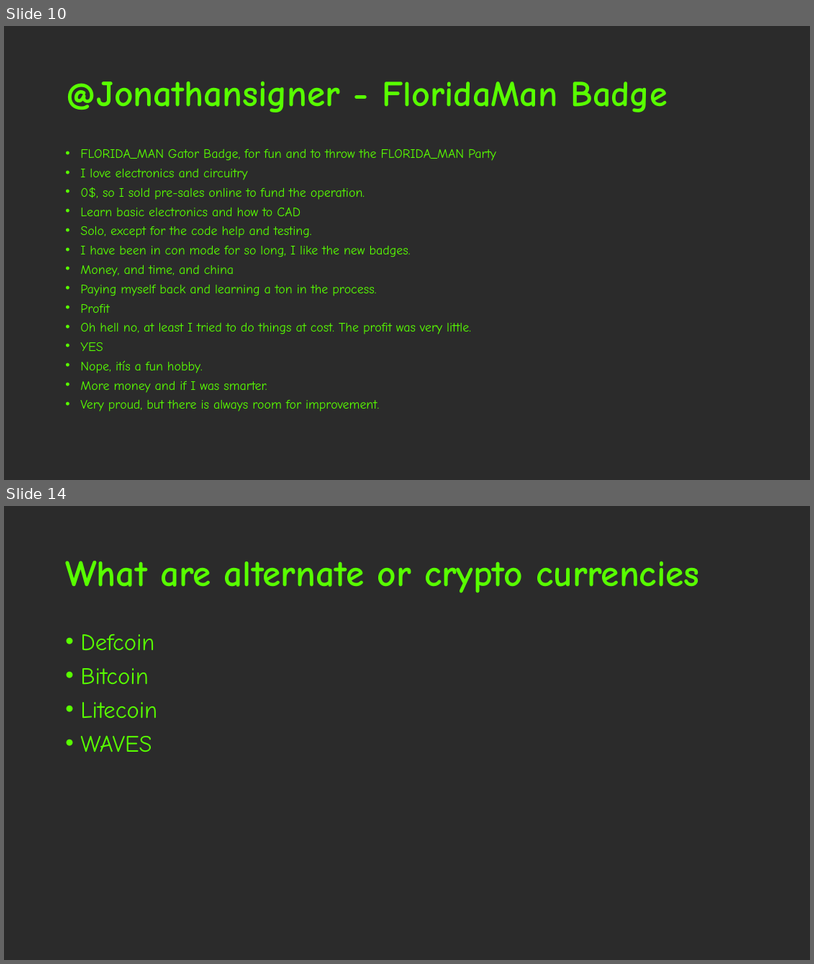
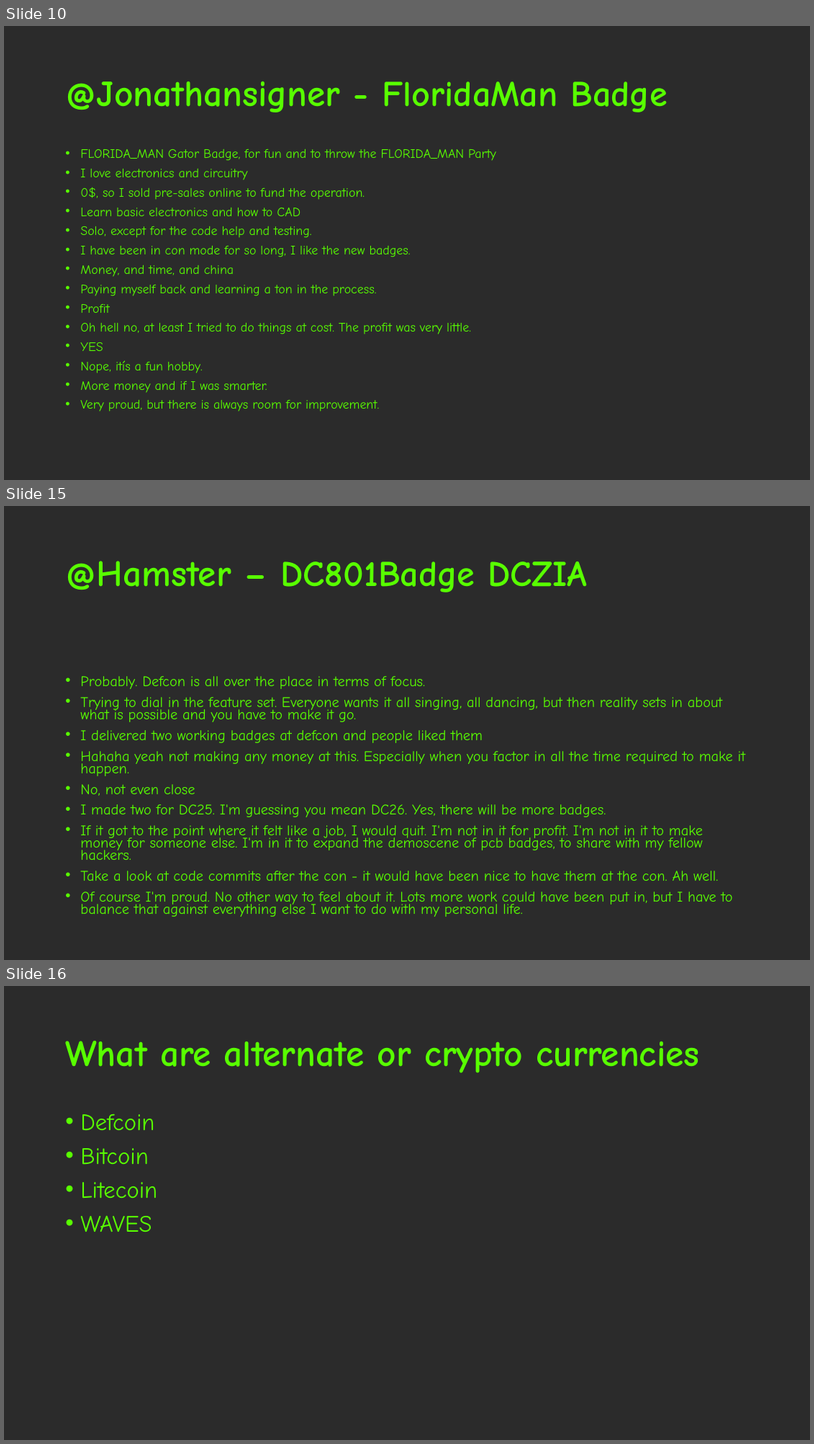
Before and after one commit to Kirball/b-sides-jax-talk, a slide deck: #BadgeLife, alternative currencies, the barter [Autosaved].pptx. Shown one above the other, each under a label of ours: slides 10 and 14 before the commit, slides 10, 15 and 16 after it; the slides between them are not shown. The pictures are 814x964 and 814x1444 pixels, drawn with LibreOffice and Linux fonts; fonts in the diff are those of the drawing; background and template pictures are left out; a plain dark background stands for a picture behind light text. Boxes give left, top, right and bottom in pixels: in the first picture for what was removed or moved away, otherwise in the second. Text is boxed around its words. In the diff, an @@ line names an element or a change of style, - is before the commit and + after.

```diff
--- a/#BadgeLife, alternative currencies, the barter [Autosaved].pptx
+++ b/#BadgeLife, alternative currencies, the barter [Autosaved].pptx
@@ slide 15 added at (4,506,810,960), background picture (left out) @@
@@ title added at (65,561,587,592), 43 pt, text #58FF00, bold @@
+@Hamster – DC801Badge DCZIA
@@ text added at (80,676,746,916), 17.5 pt, text #58FF00 @@
+• Probably. Defcon is all over the place in terms of focus.
+• Trying to dial in the feature set. Everyone wants it all singing, all dancing, but then reality sets in about what is possible and you have to make it go.
+• I delivered two working badges at defcon and people liked them
+• Hahaha yeah not making any money at this. Especially when you factor in all the time required to make it happen.
+• No, not even close
+• I made two for DC25. I'm guessing you mean DC26. Yes, there will be more badges.
+• If it got to the point where it felt like a job, I would quit. I'm not in it for profit. I'm not in it to make money for someone else. I'm in it to expand the demoscene of pcb badges, to share with my fellow hackers.
+• Take a look at code commits after the con - it would have been nice to have them at the con. Ah well.
+• Of course I'm proud. No other way to feel about it. Lots more work could have been put in, but I have to balance that against everything else I want to do with my personal life.
@@ what was slide 14 is now slide 16 @@
```
Also in this commit, not shown: 10 slides changed, 9 other slides added.
